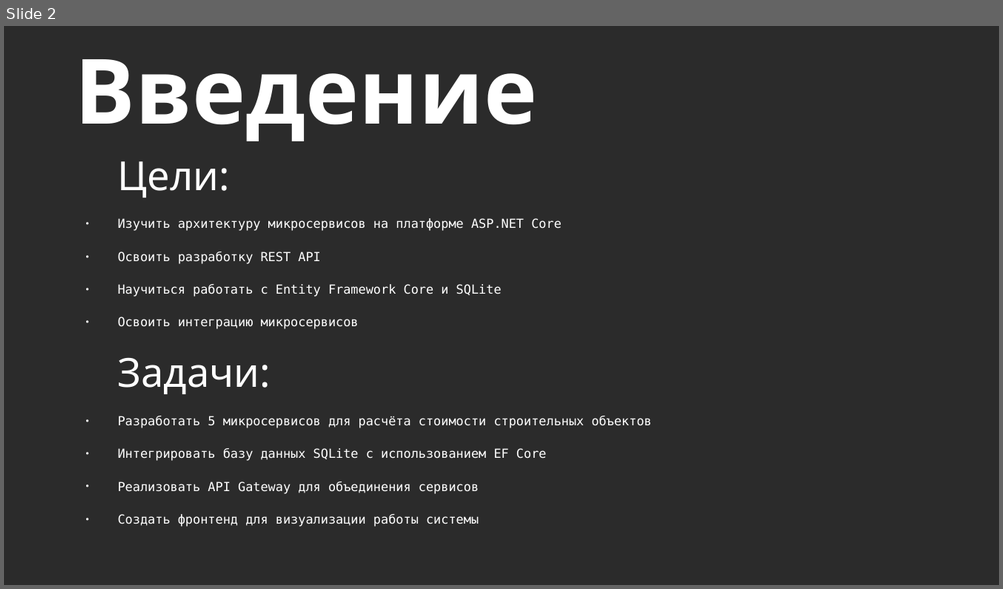
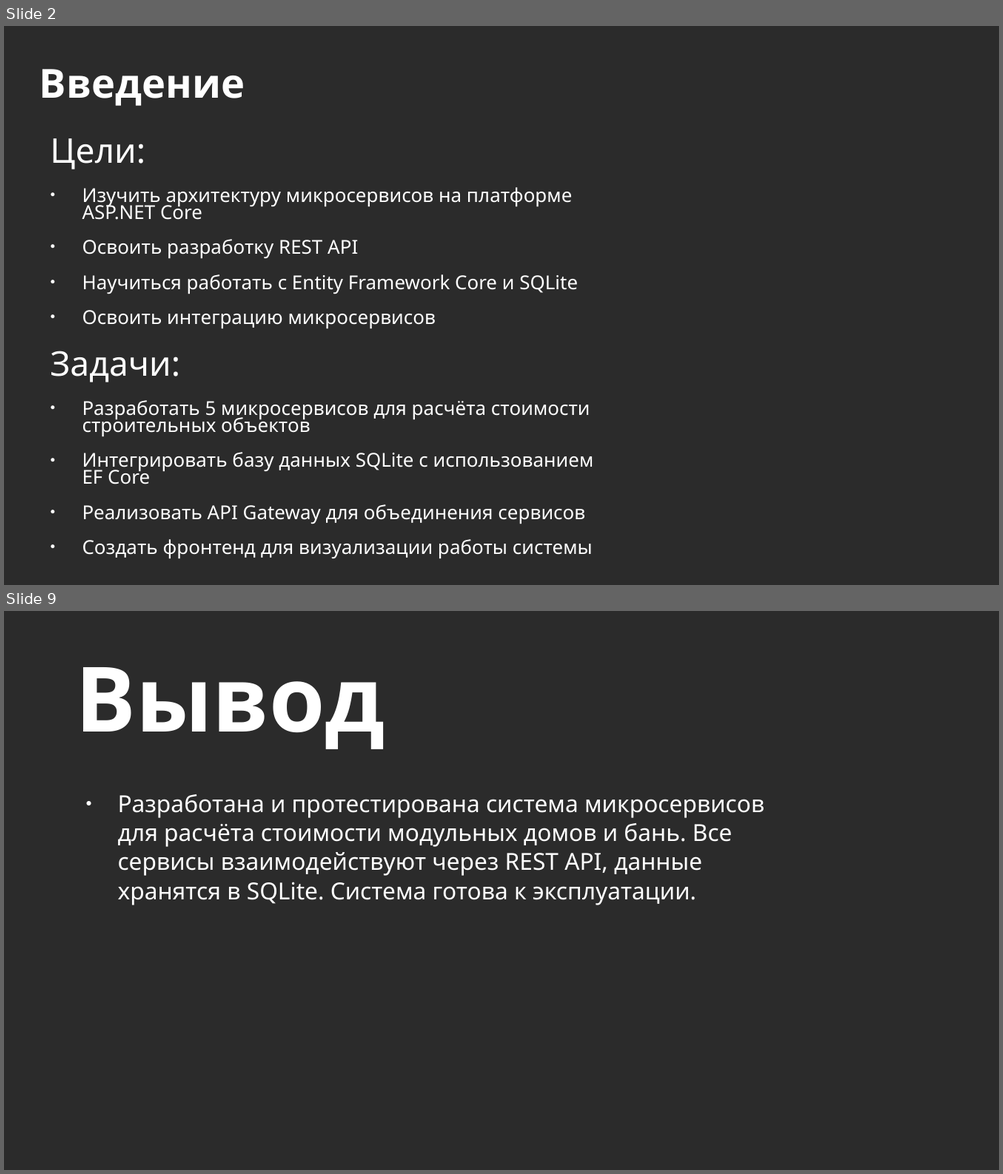
Before and after one commit to ghosterenko/PP_02_03, a slide deck: Docs/Призентация.pptx. Shown one above the other, each under a label of ours: slide 2 before the commit, slides 2 and 9 after it; the slides between them are not shown. The pictures are 1003x589 and 1003x1174 pixels, drawn with LibreOffice and Linux fonts; fonts in the diff are those of the drawing; background and template pictures are left out; a plain dark background stands for a picture behind light text. Boxes give left, top, right and bottom in pixels: in the first picture for what was removed or moved away, otherwise in the second. Text is boxed around its words. In the diff, an @@ line names an element or a change of style, - is before the commit and + after.

```diff
--- a/Docs/Призентация.pptx
+++ b/Docs/Призентация.pptx
@@ slide 9 added at box(4, 611, 999, 1170), background picture (left out) @@
@@ title added at box(75, 667, 385, 749), 72 pt, text #FFFFFF, bold @@
+Вывод
@@ text added at box(118, 795, 764, 906), 18.7 pt, text #FFFFFF @@
+● Разработана и протестирована система микросервисов для расчёта стоимости модульных домов и бань. Все сервисы взаимодействуют через REST API, данные хранятся в SQLite. Система готова к эксплуатации.
@@ slide 2 changed as well @@
@@ title "Введение": place and size @@
-title "Введение" at box(75, 59, 537, 141)
+title "Введение" at box(40, 69, 244, 106)
@@ title "Введение" at box(40, 69, 244, 106): size 72 to 32 pt; line spacing 1 to 1.13 @@
@@ text "Цели:": place and size @@
-text "Цели:" at box(118, 161, 652, 527)
+text "Цели:" at box(50, 138, 594, 560)
@@ text "Цели:" at box(50, 138, 594, 560): size 32 to 27.2 pt in "Цели:", "Задачи:"; size 10 to 15.3 pt, font DejaVu Sans Mono to Noto Sans; indent changed; line spacing 1 to 0.93; line spacing 1 to 0.74 @@
```
Also in this commit, not shown: 2 other slides changed, 6 other slides added, 1 slide removed, 1 other file.
